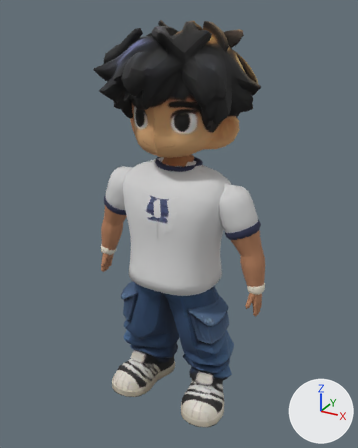
A saved change to the Blender file assets/models/amir-fighter.blend.
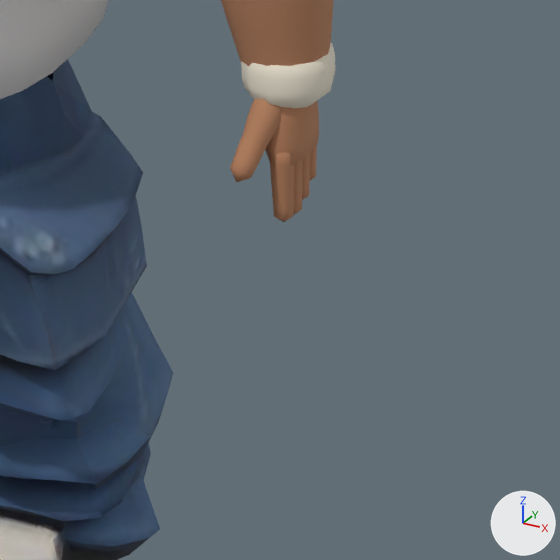
The first picture shows the older version from a 50 mm camera at (0.85, -1.573, 1.543) aimed at (-0.008, -0.012, 0.762). The close-ups show the older and then the newer version on the part from 56% to 86% of the width and 61% to 85% of the height of that picture. Only the edits that show in the close-ups are written down. The lights are fixed; the arrows at lower right show +X, +Y and +Z.

Names of what the first close-up shows: 'Amir fighter'.
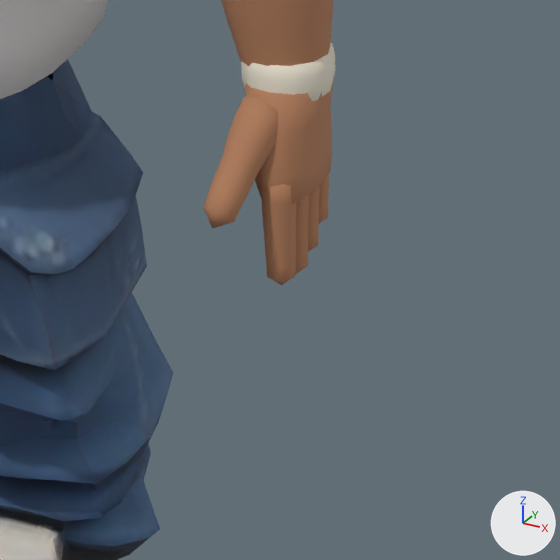
Location of each change, (x1, y1, x2, y2) in pixels of the close-ups (560 x 560 px; the box of a moved part takes in the faces that stretch with it):
```json
{"part": 1, "of": "me_amir_solid_fighter_mesh", "change": "moved or reshaped", "before": [265, 101, 319, 166], "after": [245, 78, 334, 204]}
{"part": 2, "of": "me_amir_solid_fighter_mesh", "change": "moved or reshaped", "before": [270, 152, 294, 222], "after": [261, 184, 296, 285]}
{"part": 3, "of": "me_amir_solid_fighter_mesh", "change": "moved or reshaped", "before": [294, 160, 303, 214], "after": [296, 195, 309, 274]}
{"part": 4, "of": "me_amir_solid_fighter_mesh", "change": "moved or reshaped", "before": [302, 154, 310, 200], "after": [308, 185, 320, 252]}
{"part": 5, "of": "me_amir_solid_fighter_mesh", "change": "moved or reshaped", "before": [310, 145, 317, 180], "after": [319, 173, 329, 223]}
{"part": 6, "of": "me_amir_solid_fighter_mesh", "change": "moved or reshaped", "before": [230, 99, 281, 182], "after": [203, 96, 278, 229]}
```

Edits to the scene script, one JSON object a line:
```json
{"block": "me_amir_solid_fighter_mesh", "where": "me_amir_solid_fighter_mesh.from_pydata(...)  # 7316 vertices, 10218 faces; spans x -0.37..0.37, y -0.27..0.25, z 0.0..1.5"}
{"block": "me_amir_solid_fighter_mesh", "where": "# used by ob_amir_fighter; location = (0.0, 0.0, 0.0)"}
{"block": "me_amir_solid_fighter_mesh", "change": "me_amir_solid_fighter_mesh part 1: the loose piece of 42 vertices spanning x 0.32..0.36, y -0.08..-0.01, z 0.52..0.6 is scaled about its middle by 1.45, then moved by (0.0, 0.0, -0.01)"}
{"block": "me_amir_solid_fighter_mesh", "change": "me_amir_solid_fighter_mesh part 2: the loose piece of 58 vertices spanning x 0.33..0.36, y -0.08..-0.06, z 0.49..0.55 is scaled about its middle by 1.45, then moved by (0.0, -0.01, -0.03)"}
{"block": "me_amir_solid_fighter_mesh", "change": "me_amir_solid_fighter_mesh part 3: the loose piece of 58 vertices spanning x 0.33..0.36, y -0.07..-0.05, z 0.48..0.55 is scaled about its middle by 1.45, then moved by (0.0, 0.0, -0.03)"}
{"block": "me_amir_solid_fighter_mesh", "change": "me_amir_solid_fighter_mesh part 4: the loose piece of 58 vertices spanning x 0.33..0.36, y -0.05..-0.03, z 0.49..0.55 is scaled about its middle by 1.45, then moved by (0.0, 0.0, -0.03)"}
{"block": "me_amir_solid_fighter_mesh", "change": "me_amir_solid_fighter_mesh part 5: the loose piece of 58 vertices spanning x 0.34..0.35, y -0.03..-0.01, z 0.49..0.55 is scaled about its middle by 1.45, then moved by (0.0, 0.01, -0.03)"}
{"block": "me_amir_solid_fighter_mesh", "change": "me_amir_solid_fighter_mesh part 6: the loose piece of 58 vertices spanning x 0.32..0.34, y -0.11..-0.06, z 0.53..0.59 is scaled about its middle by 1.45, then moved by (0.0, -0.02, -0.01)"}
```
